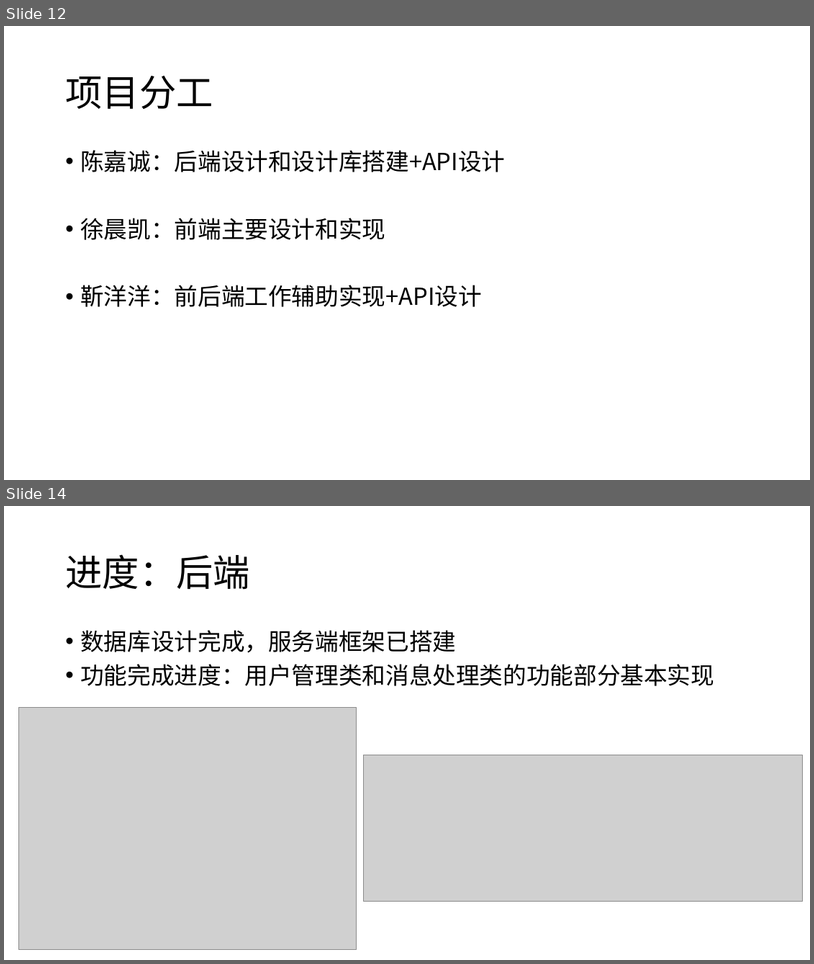
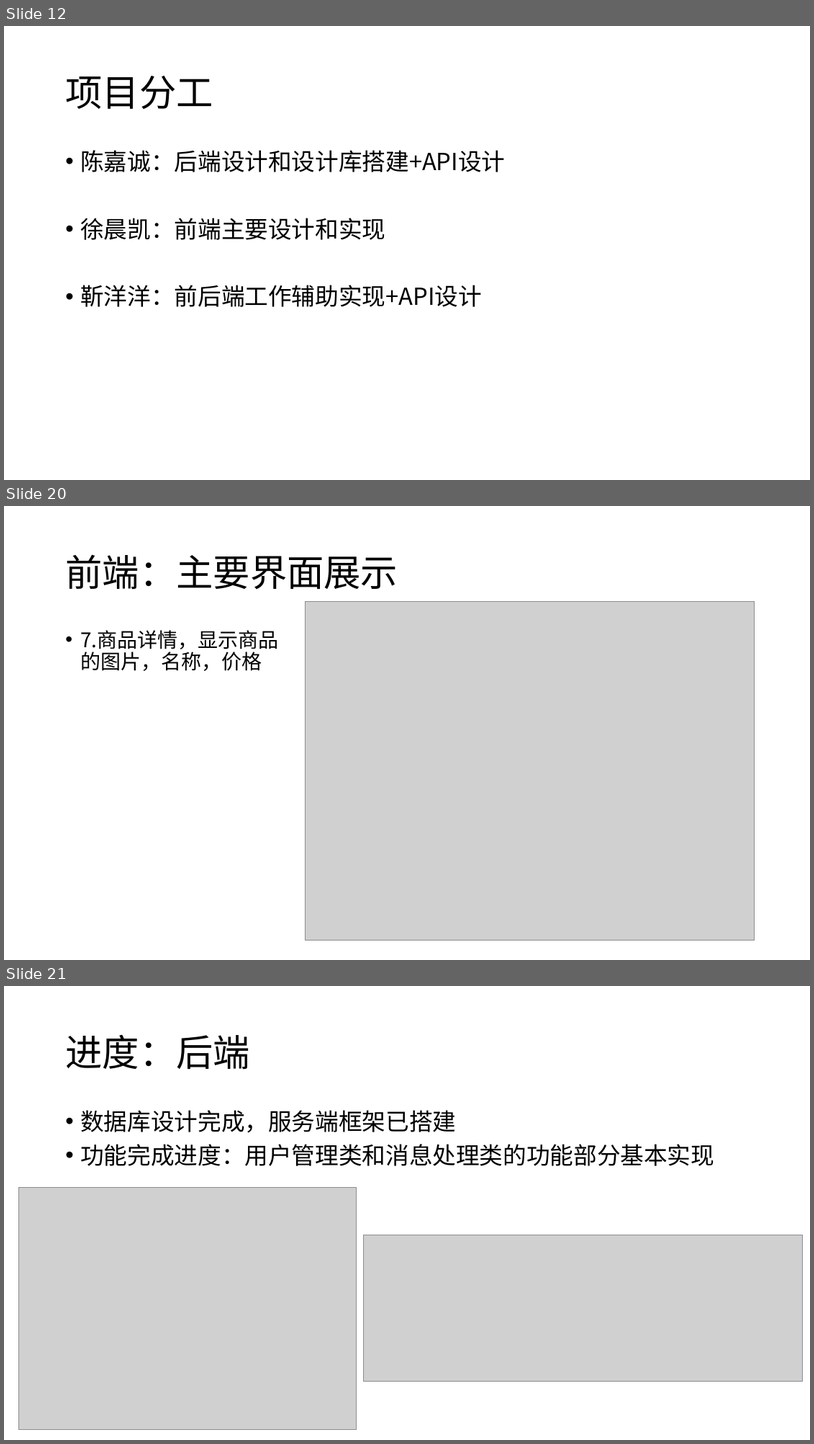
Before and after one commit to Android-Good-Goods/-, a slide deck: design/好物-期中汇报.pptx. Shown one above the other, each under a label of ours: slides 12 and 14 before the commit, slides 12, 20 and 21 after it; the slides between them are not shown. The pictures are 814x964 and 814x1444 pixels, drawn with LibreOffice and Linux fonts; fonts in the diff are those of the drawing; grey boxes stand for pictures. Boxes give left, top, right and bottom in pixels: in the first picture for what was removed or moved away, otherwise in the second. Text is boxed around its words. In the diff, an @@ line names an element or a change of style, - is before the commit and + after.

```diff
--- a/design/好物-期中汇报.pptx
+++ b/design/好物-期中汇报.pptx
@@ slide 20 added at (4, 506, 810, 960), background #FFFFFF @@
@@ title added at (65, 554, 398, 590), 44 pt, text #000000 @@
+前端：主要界面展示
@@ picture added at (305, 602, 755, 940) @@
@@ text added at (80, 630, 278, 671), 24 pt, text #000000 @@
+• 7.商品详情，显示商品的图片，名称，价格
@@ what was slide 14 is now slide 21 @@
```
Also in this commit, not shown: 1 slide changed, 6 other slides added.
